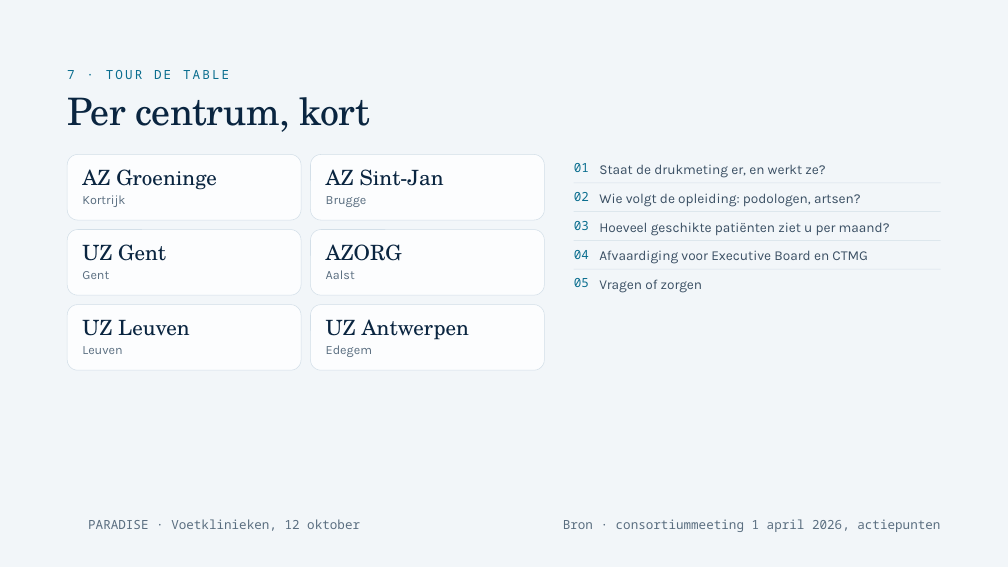
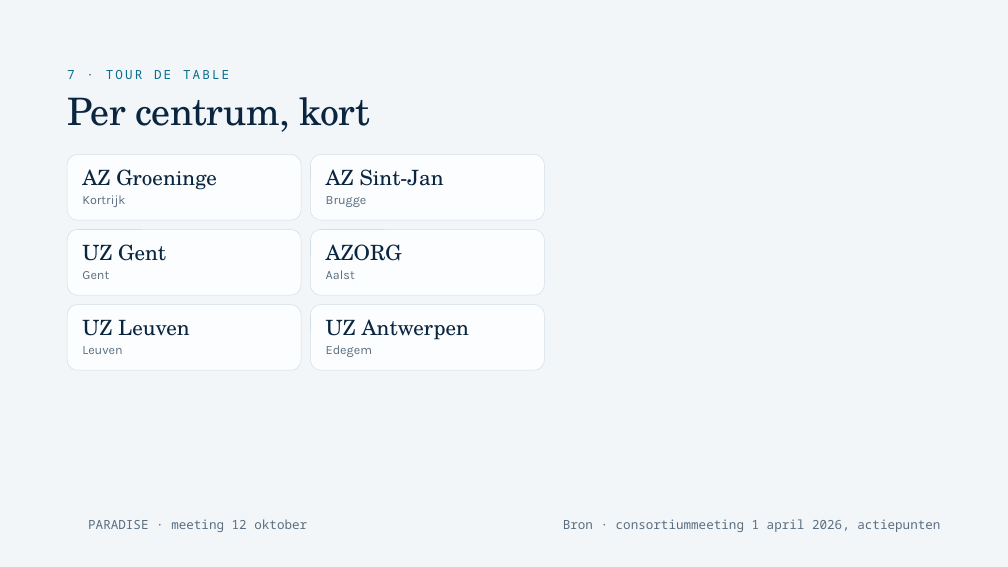
Before and after one commit to Dellfs/paradise-project, a slide deck: slide 27 of PARADISE_presentatie/webdecks/PARADISE_voetklinieken_12okt.pptx. Drawn at 1008x567 pixels with LibreOffice and Linux fonts; fonts in the diff are those of the drawing; background and template pictures are left out. Boxes give left, top, right and bottom in pixels: in the first picture for what was removed or moved away, otherwise in the second. Text is boxed around its words. In the diff, an @@ line names an element or a change of style, - is before the commit and + after.

```diff
--- a/PARADISE_presentatie/webdecks/PARADISE_voetklinieken_12okt.pptx
+++ b/PARADISE_presentatie/webdecks/PARADISE_voetklinieken_12okt.pptx
@@ text removed at <box>574,163,589,172</box> @@
-01
@@ text removed at <box>599,164,825,178</box> @@
-Staat de drukmeting er, en werkt ze?
@@ text removed at <box>574,192,589,201</box> @@
-02
@@ text removed at <box>599,193,861,207</box> @@
-Wie volgt de opleiding: podologen, artsen?
@@ rectangle removed at <box>574,212,941,212</box> @@
@@ text removed at <box>574,221,589,230</box> @@
-03
@@ text removed at <box>599,222,890,236</box> @@
-Hoeveel geschikte patiënten ziet u per maand?
@@ rectangle removed at <box>574,240,941,241</box> @@
@@ text removed at <box>574,250,589,259</box> @@
-04
@@ text removed at <box>599,250,868,264</box> @@
-Afvaardiging voor Executive Board en CTMG
@@ text removed at <box>574,278,589,287</box> @@
-05
@@ text removed at <box>599,279,702,293</box> @@
-Vragen of zorgen
@@ text at <box>88,519,307,532</box>: text changed @@
-PARADISE · Voetklinieken, 12 oktober
+PARADISE · meeting 12 oktober
```
Also in this commit, not shown: 26 other slides changed.
